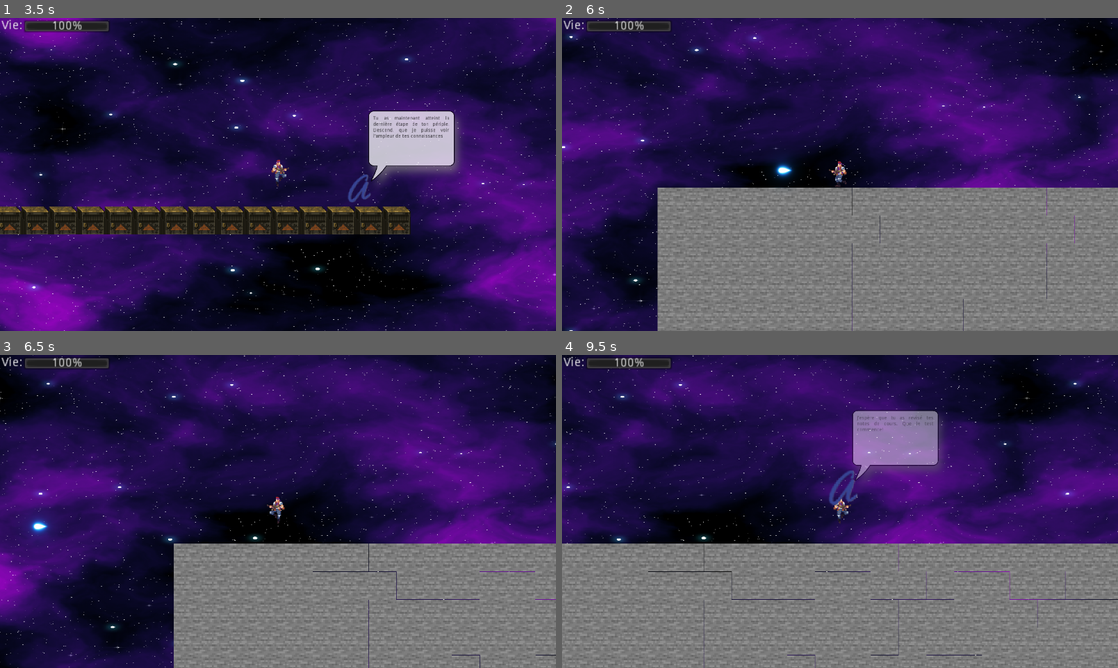
Above: before the commit, frames 1-4 (two rows, left to right).
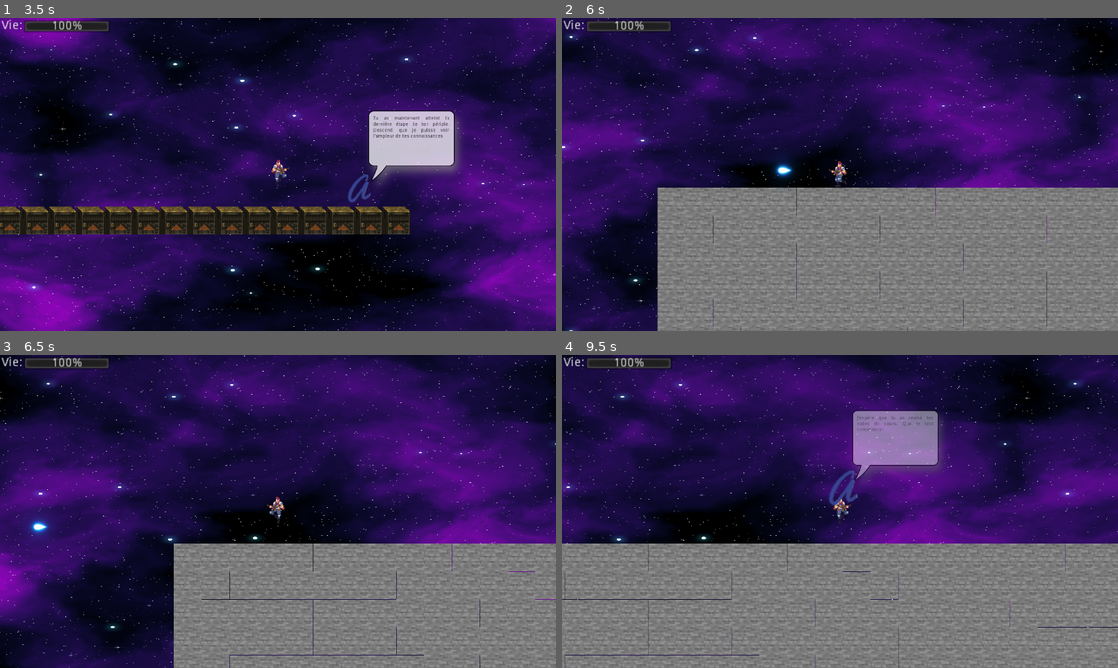
Above: after the commit, the same moments.

Repository: RedYou1/GoBros
Game: Godot game, scene res://Scenes/BossLevel.tscn
Two runs of this game, one before a commit and one after it. Both use one fixed random seed, a clock stepped at 60 frames per second and the inputs below. Sound files missing from this copy of the repository are replaced by a short silence.
Inputs:
- Up to frame 1 (3.5 s): hold D (DROIT) 0.53-1.28 s; hold W (HAUT) 0.53-2.03 s; tap Space (SAUT) at 0.77, 1.52, 3.02 s; tap P (TIRER) at 1.35, 2.85 s; hold A (GAUCHE) 2.03-2.78 s; hold D (DROIT) 2.03-2.78 s; hold W (HAUT) from 2.78 s (still down)
- Up to frame 2 (6 s): hold D (DROIT) 3.53-4.28 s; tap Space (SAUT) at 3.77, 4.52 s; release W (HAUT) at 4.28 s; hold S (BAS) 4.28-5.03 s; tap P (TIRER) at 4.35, 5.85 s; hold W (HAUT) 5.03-5.78 s; hold D (DROIT) 5.03-5.78 s; hold A (GAUCHE) from 5.78 s (still down)
- Up to frame 3 (6.5 s): keep holding A (GAUCHE); tap Space (SAUT) at 6.02 s
- Up to frame 4 (9.5 s): hold D (DROIT) 6.53-7.28 s; tap Space (SAUT) at 6.77, 7.52, 9.02 s; release A (GAUCHE) at 7.28 s; hold W (HAUT) from 7.28 s (still down); tap P (TIRER) at 7.35, 8.85 s; hold D (DROIT) 8.03-8.78 s

Frame 1 is identical in both runs. In frame 2, 0.2% of the frame differs, in the area x 27-93%, y 54-100%; in frame 3, 0.5%; in frame 4, 0.9%, in the area x 0-100%, y 60-100%.

Commit message:
Remis la vie de apical à 150

Diff:
--- a/Scenes/Apical.tscn
+++ b/Scenes/Apical.tscn
@@ -29,7 +29,7 @@
 collision_layer = 2
 script = ExtResource( 2 )
 GRAVITY = 0.0
-vie_max = 5
+vie_max = 150
 temps_tir = 0.3
 vitesse_ennemi = 10.0
 distance_detection = 400
--- a/Scenes/BossLevel.tscn
+++ b/Scenes/BossLevel.tscn
@@ -21,7 +21,7 @@
 scene_prochain_niveau = "res://Scenes/Menu.tscn"
 
 [node name="TileMap" parent="." index="3"]
-tile_data = PoolIntArray( -2752538, 0, 0, -2752537, 0, 0, -2 …(872 unchanged characters)… 0, 0, -1507338, 0, 0, -1507337, 0, 0, -1048517, 4, 0, 196596, 6, 0, 196597, 6, 0, 196598, 6, 0, 196599, 6, 0, 196600, 6, 0, 196601, 6, 0, 196602, 6, 0, 196603, 6, 0, 196604, 6, 0, 196605, 6, 0, 196606, 6, 0, 196607, 6, 0, 131072, 6, 0, 131073, 6, 0, 131074, 6, 0, 131075, 6, 0, 131076, 6, 0, 131077, 6, 0, 131078, 6, 0, 131079, 6, 0, 131080, 6, 0, 131081, 6, 0, 131082, 6, 0, 131083, 6, 0, 262132, 6, 0, 262133, 6, 0, 262134, 6, 0, 262135, 6, 0, 262136, 6, 0, 262137, 6, 0, 262138, 6, 0, 262139, 6, 0, 262140, 6, 0, 262141, 6, 0, 262142, 6, 0, 262143, 6, 0, 196608, 6, 0, 196609, 6, 0, 196610, 6, 0, 196611, 6, 0, 196612, 6, 0, 196613, 6, 0, 196614, 6, 0, 196615, 6, 0, 196616, 6, 0, 196617, 6, 0, 196618, 6, 0, 196619, 6, 0, 327662, 4, 0, 327668, 6, 0, 327669, 6, 0, 327670, …(15559 unchanged characters)…
+tile_data = PoolIntArray( -2752538, 0, 0, -2752537, 0, 0, -2 …(872 unchanged characters)… 0, 0, -1507338, 0, 0, -1507337, 0, 0, -1507240, 4, 0, 196596, 6, 0, 196597, 6, 0, 196598, 6, 0, 196599, 6, 0, 196600, 6, 0, 196601, 6, 0, 196602, 6, 0, 196603, 6, 0, 196604, 6, 0, 196605, 6, 0, 196606, 6, 0, 196607, 6, 0, 131072, 6, 0, 131073, 6, 0, 131074, 6, 0, 131075, 6, 0, 131076, 6, 0, 131077, 6, 0, 131078, 6, 0, 131079, 6, 0, 131080, 6, 0, 131081, 6, 0, 131082, 6, 0, 131083, 6, 0, 262132, 6, 0, 262133, 6, 0, 262134, 6, 0, 262135, 6, 0, 262136, 6, 0, 262137, 6, 0, 262138, 6, 0, 262139, 6, 0, 262140, 6, 0, 262141, 6, 0, 262142, 6, 0, 262143, 6, 0, 196608, 6, 0, 196609, 6, 0, 196610, 6, 0, 196611, 6, 0, 196612, 6, 0, 196613, 6, 0, 196614, 6, 0, 196615, 6, 0, 196616, 6, 0, 196617, 6, 0, 196618, 6, 0, 196619, 6, 0, 327668, 6, 0, 327669, 6, 0, 327670, …(15559 unchanged characters)…
 
 [node name="Apical" parent="." index="4" instance=ExtResource( 2 )]
 position = Vector2( 239.091, 23.447 )
